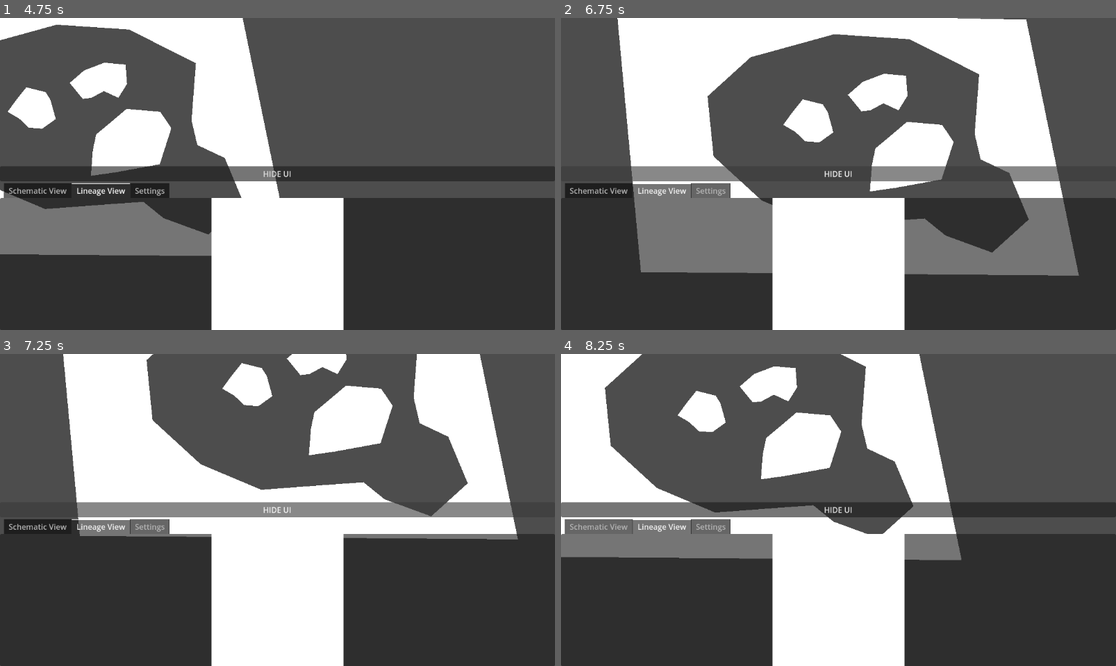
Above: before the commit, frames 1-4 (two rows, left to right).
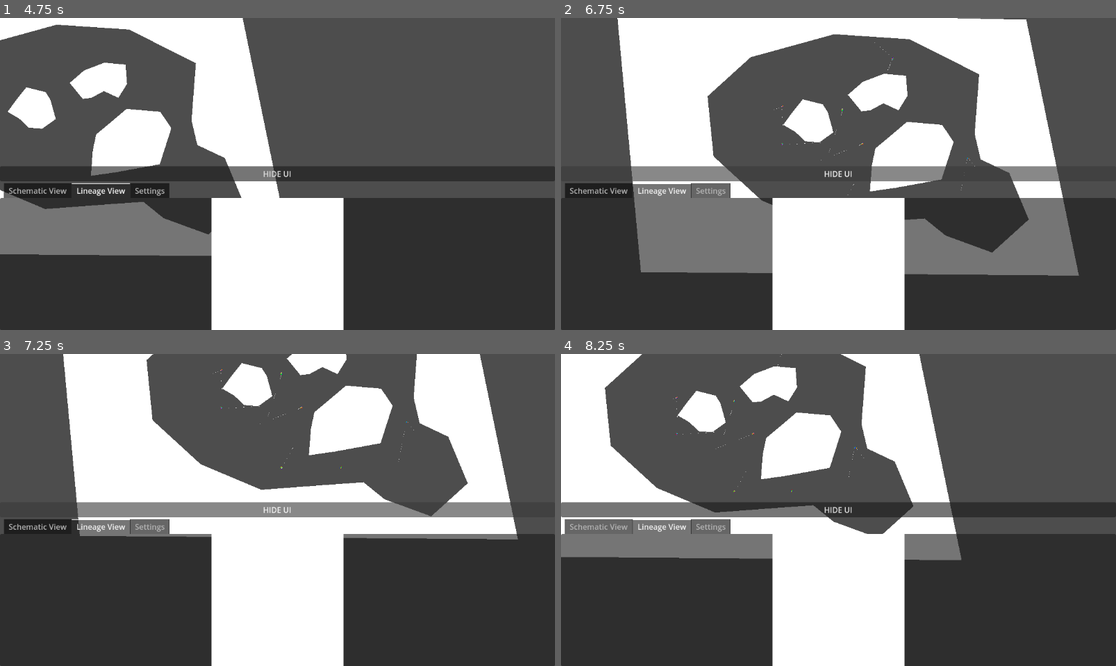
Above: after the commit, the same moments.

Repository: 06gusmog/EVOLUTIONATOR-4000
Game: Godot game, scene res://Misc/world.tscn
The game is run twice, just before and just after one commit, with the same random seed, the same clock (stepped at 60 frames per second) and the same inputs.
Inputs (mouse positions are in pixels of both pictures, inside the frame that each line leads up to):
- Up to frame 1 (4.75 s): click "HIDE UI" at 0.5 s; click "SHOW UI" at 1.25 s; tap Enter at 2 s; move the mouse to (399, 158) at 2.02 s; hold Right (right) 2.03-2.78 s; click (399, 158) at 2.1 s; move the mouse to (166, 189) at 2.77 s; hold Down (down) 2.78-3.53 s; tap P (test input) at 2.85 s; move the mouse to (333, 105) at 3.52 s; hold Right (right) 3.53-4.28 s; tap Shift (zoom_in) at 3.6 s; move the mouse to (249, 236) at 4.27 s; hold Up (up) from 4.28 s (still down); tap Ctrl (zoom_out) at 4.35 s
- Up to frame 2 (6.75 s): move the mouse to (683, 223) at 5.02 s; release Up (up) at 5.03 s; hold Left (left) 5.03-6.53 s; click (683, 223) at 5.1 s; move the mouse to (672, 127) at 5.77 s; tap P (test input) at 5.85 s; move the mouse to (866, 174) at 6.52 s; hold Down (down) from 6.53 s (still down); tap Shift (zoom_in) at 6.6 s
- Up to frame 3 (7.25 s): keep holding Down (down)
- Up to frame 4 (8.25 s): move the mouse to (755, 432) at 7.27 s; release Down (down) at 7.28 s; hold Right (right) 7.28-8.03 s; tap Ctrl (zoom_out) at 7.35 s; move the mouse to (960, 494) at 8.02 s; hold Up (up) from 8.03 s (still down); click (960, 494) at 8.1 s

Frame 1 is identical in both runs. In frame 2, less than 0.1% of the frame differs, in the area x 38-75%, y 7-57%; in frame 3, less than 0.1%, in the area x 38-75%, y 4-37%; in frame 4, less than 0.1%.
Error in both runs: Attempt to call function 'store_line' in base 'null instance' on a null instance. (res://Misc/SimulationHandler.gd:168)

Commit message:
Position type crash fix
Fixed the crash where the position didn't save properly due to vector2/JSON issues.

Diff:
--- a/Godot/Misc/Creature.gd
+++ b/Godot/Misc/Creature.gd
@@ -235,11 +235,12 @@
 
 func save_DNA(DNA):
 	for RNA in DNA:
-		RNA['Position'] = [RNA['Position'][0], RNA['Position'][1]]
+		if not typeof(RNA['Position']) == TYPE_STRING:
+			RNA['Position'] = var_to_str(RNA['Position'])
 	return DNA
 
 func load_DNA(DNA):
-	if typeof(DNA[0]['Position']) == TYPE_ARRAY:
+	if typeof(DNA[0]['Position']) == TYPE_STRING:
 		for RNA in DNA:
-			RNA['Position'] = Vector2(RNA['Position'][0], RNA['Position'][1])
+			RNA['Position'] = str_to_var(RNA['Position'])
 	return DNA
--- a/Godot/Misc/FileLogger.gd
+++ b/Godot/Misc/FileLogger.gd
@@ -7,7 +7,7 @@
 	self.add_to_group("Persist")
 
 	if not lineage_log == {}:
-		LineageLogger.creature_tree = lineage_log
+		LineageLogger.creature_tree = load_registry()
 	else:
 		LineageLogger.creature_tree = {"-1": ["-1", [], 0, -1, "", {  }]}
 
@@ -17,6 +17,22 @@
 		"parent" : get_parent().get_path(),
 		"pos_x" : position.x, # Vector2 is not supported by JSON
 		"pos_y" : position.y,
-		"lineage_log": LineageLogger.creature_tree
+		"lineage_log": save_registry()
 	}
 	return save_dict
+
+func save_registry():
+	var registry = LineageLogger.creature_tree.duplicate()
+	for creatureID in registry:
+		var creature = registry[creatureID][4]
+		for cell in creature:
+			cell["Position"] = var_to_str(cell["Position"])
+	return registry
+
+func load_registry():
+	var registry = lineage_log.duplicate()
+	for creatureID in registry:
+		var creature = registry[creatureID][4]
+		for cell in creature:
+			cell["Position"] = str_to_var(cell["Position"])
+	return registry
--- a/Godot/Standards/global_settings.gd
+++ b/Godot/Standards/global_settings.gd
@@ -74,9 +74,8 @@
 #To create a new game, create a folder in %appdata%/Godot/app_userdata/[name of the project]/
 #and write the name of the new folder between :// and savegame.save
 var save_path = "user://Game1/"
-var save_name = "user://Game1/savegame14-59.save"
-var create_new_game = false
-
+var save_name = "user://Game1/savegame.save"
+var create_new_game = true
 
 
 func _ready():
